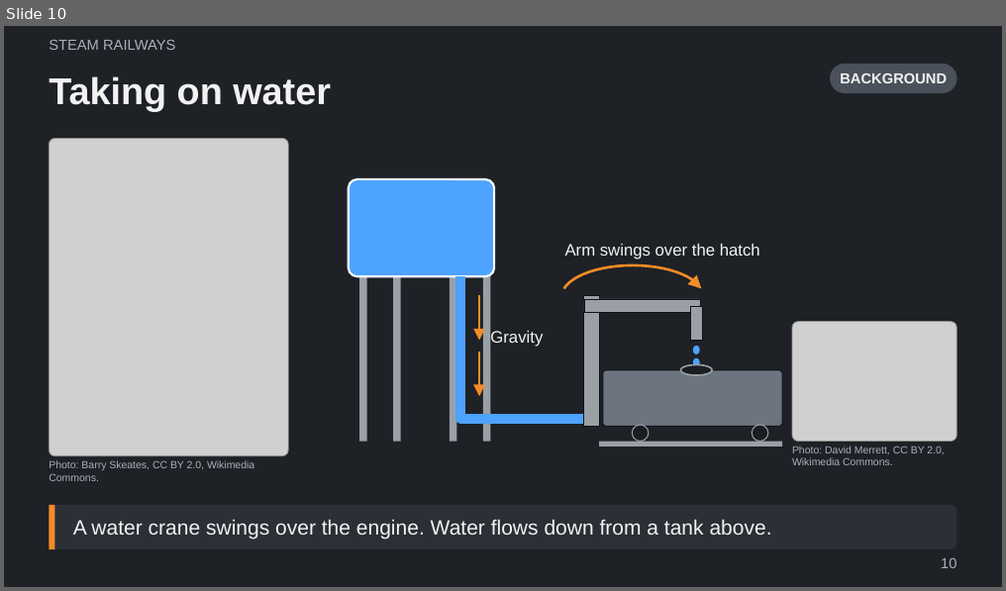
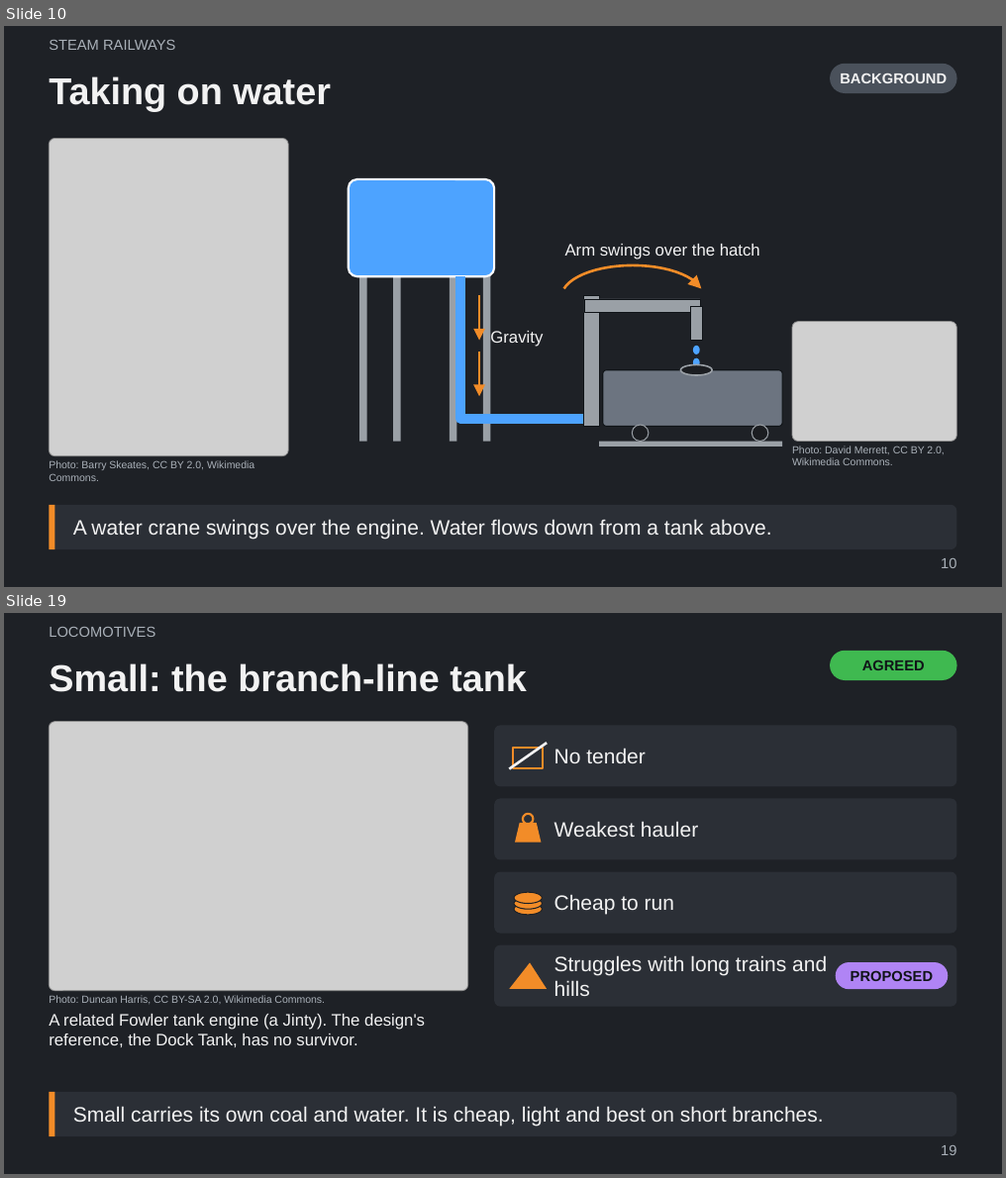
Before and after one commit to Tarenkookoo/Satisfactory---Early-Locomotion, a slide deck: Reporting/Claude Presents/Early_Locomotion_Explained.pptx. Shown one above the other, each under a label of ours: slide 10 before the commit, slides 10 and 19 after it; the slides between them are not shown. The pictures are 1006x591 and 1006x1178 pixels, drawn with LibreOffice and Linux fonts; fonts in the diff are those of the drawing; grey boxes stand for pictures. Boxes give left, top, right and bottom in pixels: in the first picture for what was removed or moved away, otherwise in the second. Text is boxed around its words. In the diff, an @@ line names an element or a change of style, - is before the commit and + after.

```diff
--- a/Reporting/Claude Presents/Early_Locomotion_Explained.pptx
+++ b/Reporting/Claude Presents/Early_Locomotion_Explained.pptx
@@ slide 19 added at (4,613,1002,1174), background #1E2126 @@
@@ text added at (49,627,155,637), 14 pt, text #A9B0B8 @@
+LOCOMOTIVES
@@ title added at (49,663,527,692), 36 pt, text #F2F2F2, bold @@
+Small: the branch-line tank
@@ rounded rectangle added at (830,651,957,680), fill #3FB950, 14 pt, text #101418, bold @@
+AGREED
@@ picture added at (49,722,468,991) @@
@@ group added at (494,725,957,1007): 5 rounded rectangles, 4 texts, 4 ellipses, 2 freeform shapes, 1 rectangle, 1 line @@
+No tender
+Weakest hauler
+Cheap to run
+Struggles with long trains and hills
+PROPOSED
@@ text added at (49,995,325,1004), 10 pt, text #A9B0B8 @@
+Photo: Duncan Harris, CC BY-SA 2.0, Wikimedia Commons.
@@ text added at (49,1014,425,1048), 16 pt, text #F2F2F2 @@
+A related Fowler tank engine (a Jinty). The design's reference, the Dock Tank, has no survivor.
@@ rounded rectangle added at (49,1092,957,1137), fill #2B2F36, 20 pt, text #F2F2F2 @@
+Small carries its own coal and water. It is cheap, light and best on short branches.
@@ rectangle added at (49,1092,54,1137), fill #F28C28 @@
@@ page number added at (941,1146,956,1156), 14 pt, text #A9B0B8 @@
+19
```
Also in this commit, not shown: 1 slide changed, 9 other slides added, 4 other files.
